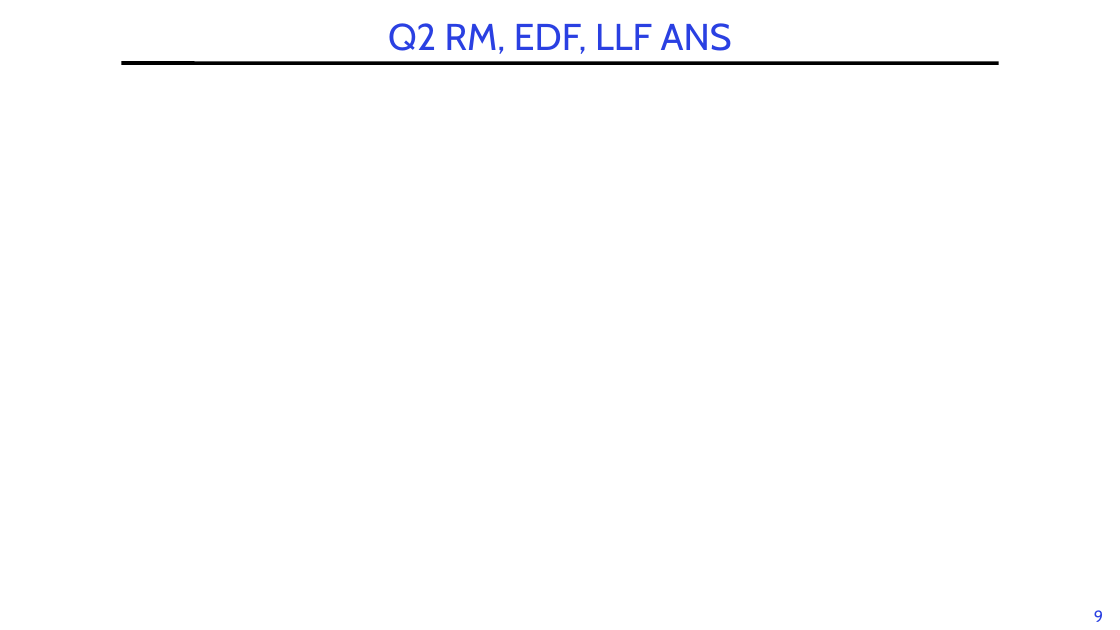
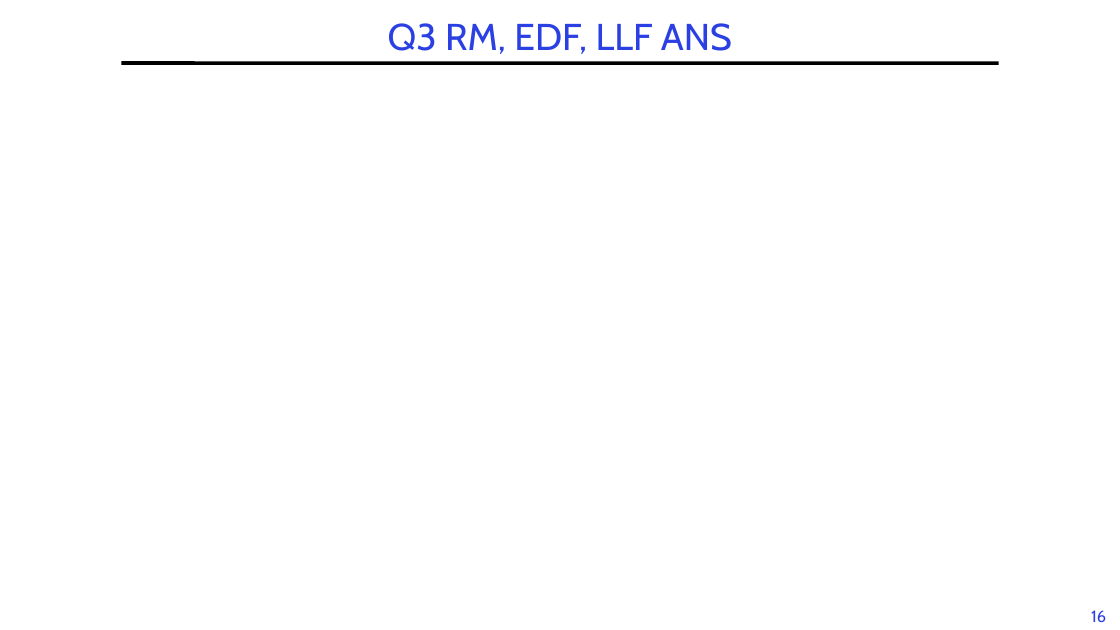
Before and after one commit to guhofstra/CSC256Fa25, a slide deck: slide 16 of PPTs/L6-Exercises ANS.pptx (slide 9 before the commit). Drawn at 1120x630 pixels with LibreOffice and Linux fonts; fonts in the diff are those of the drawing; grey boxes stand for pictures. Boxes give left, top, right and bottom in pixels: in the first picture for what was removed or moved away, otherwise in the second. Text is boxed around its words. In the diff, an @@ line names an element or a change of style, - is before the commit and + after.

```diff
--- a/PPTs/L6-Exercises ANS.pptx
+++ b/PPTs/L6-Exercises ANS.pptx
@@ title at [388,23,732,54]: text changed @@
-Q2 RM, EDF, LLF ANS
+Q3 RM, EDF, LLF ANS
@@ page number at [1091,610,1106,622]: text changed @@
-9
+16
```
Also in this commit, not shown: 3 other slides changed, 7 slides added, 5 other files.
